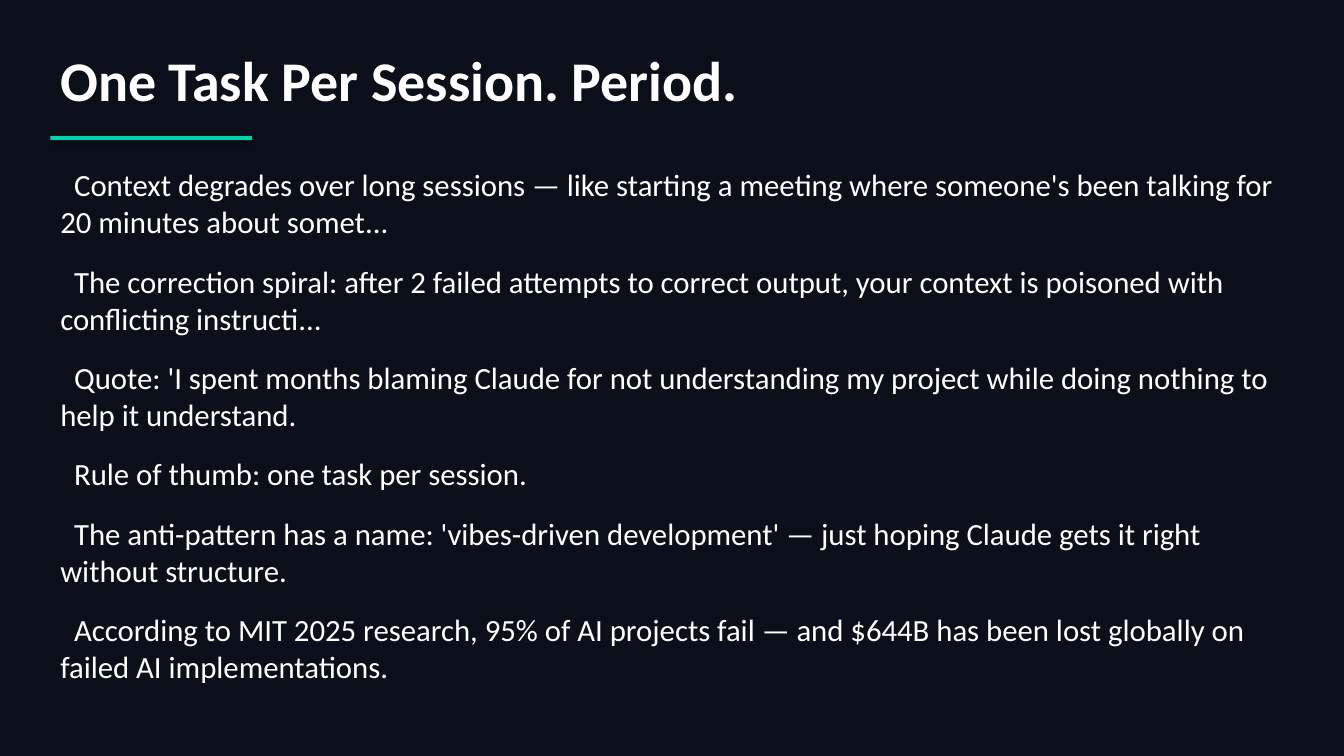
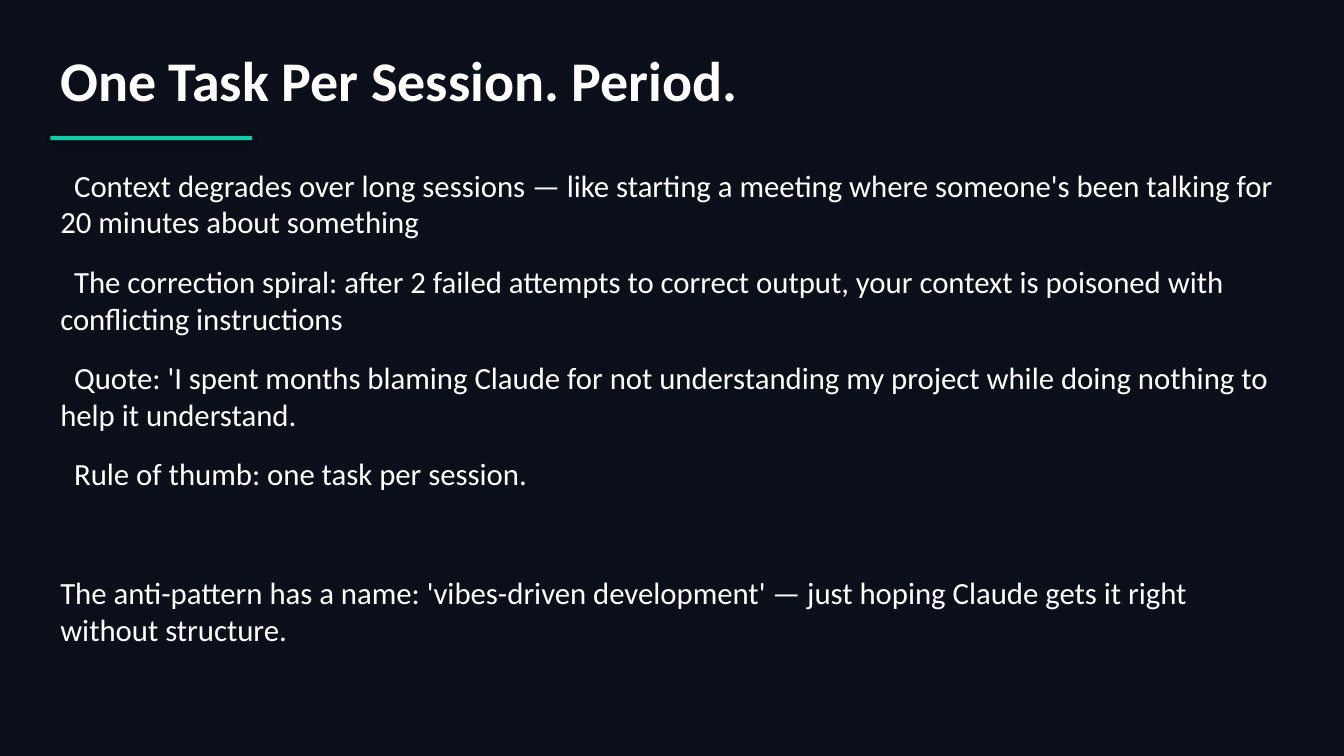
Before and after one commit to scottrhay/AIA-ClaudeCopilot, a slide deck: slide 58 of slides/Day2_Claude_Code_Fundamentals.pptx (slide 77 before the commit). Drawn at 1344x756 pixels with LibreOffice and Linux fonts; fonts in the diff are those of the drawing. Boxes give left, top, right and bottom in pixels: in the first picture for what was removed or moved away, otherwise in the second. Text is boxed around its words. In the diff, an @@ line names an element or a change of style, - is before the commit and + after.

```diff
--- a/slides/Day2_Claude_Code_Fundamentals.pptx
+++ b/slides/Day2_Claude_Code_Fundamentals.pptx
@@ text at [60,175,1273,336]: text changed @@
-Context degrades over long sessions — like starting a meeting where someone's been talking for 20 minutes about somet...
-The correction spiral: after 2 failed attempts to correct output, your context is poisoned with conflicting instructi...
+Context degrades over long sessions — like starting a meeting where someone's been talking for 20 minutes about something
+The correction spiral: after 2 failed attempts to correct output, your context is poisoned with conflicting instructions
@@ text at [60,619,1244,683]: paragraph removed @@
-According to MIT 2025 research, 95% of AI projects fail — and $644B has been lost globally on failed AI implementations.
```
Also in this commit, not shown: 39 other slides changed, 2 slides added, 18 slides removed, 16 other files.
